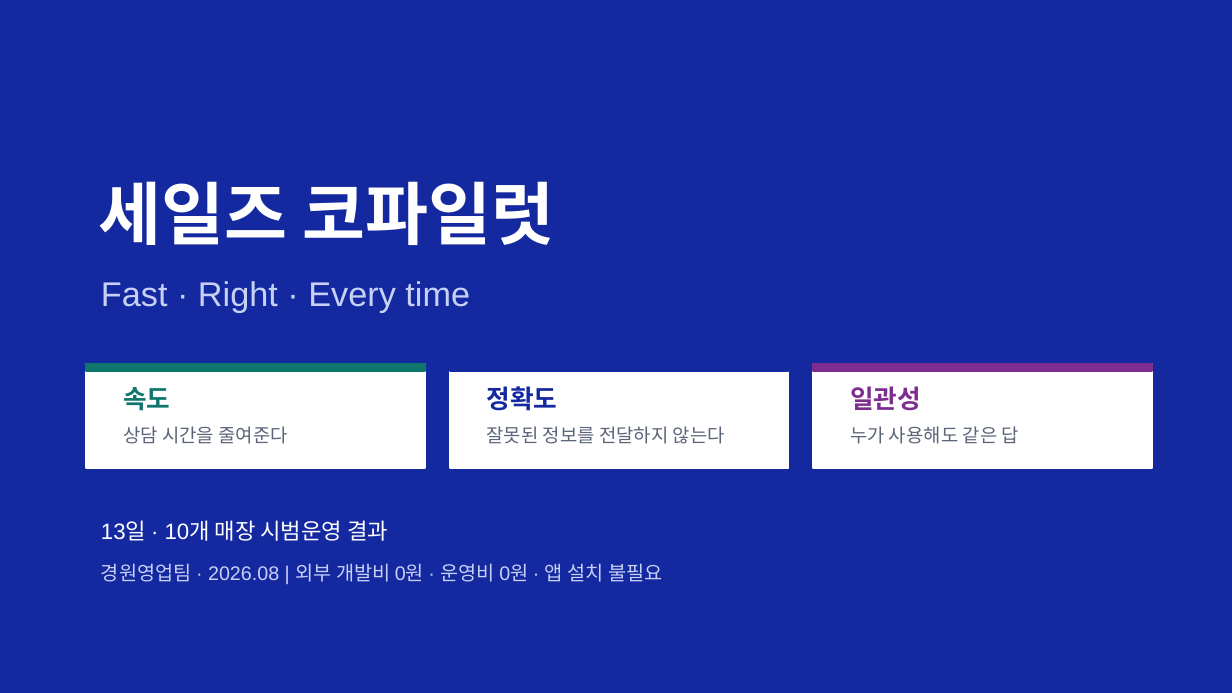
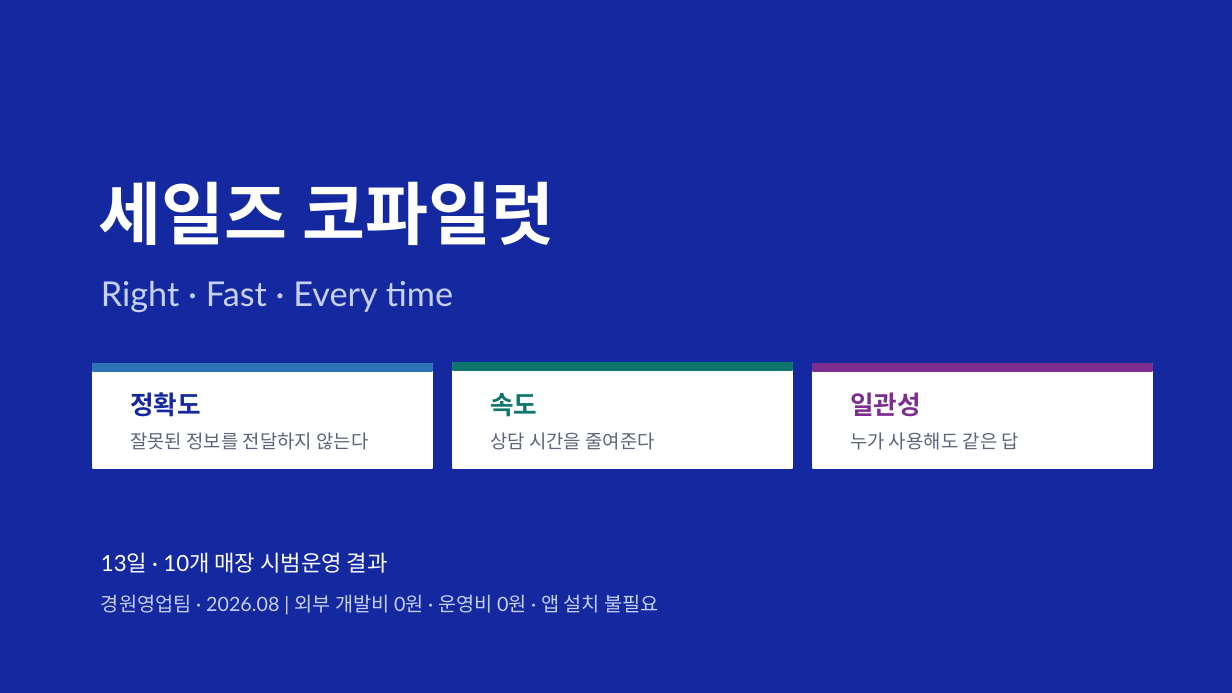
Before and after one commit to rhrjsgks-jarvis/gyeongwon-ax-hub, a slide deck: slide 1 of 발표자료/세일즈코파일럿_5분발표_웹툰없음(삼성폰트적용).pptx. Drawn at 1232x693 pixels with LibreOffice and Linux fonts; fonts in the diff are those of the drawing. Boxes give left, top, right and bottom in pixels: in the first picture for what was removed or moved away, otherwise in the second. Text is boxed around its words. In the diff, an @@ line names an element or a change of style, - is before the commit and + after.

```diff
--- a/발표자료/세일즈코파일럿_5분발표_웹툰없음(삼성폰트적용).pptx
+++ b/발표자료/세일즈코파일럿_5분발표_웹툰없음(삼성폰트적용).pptx
@@ text at [101, 281, 453, 312]: text changed; font Arial to Lato @@
-Fast · Right · Every time
+Right · Fast · Every time
@@ rectangle: place and size @@
-rectangle at [450, 363, 788, 468]
+rectangle at [94, 363, 432, 468]
@@ rectangle: place and size @@
-rectangle at [450, 363, 788, 371]
+rectangle at [94, 363, 432, 371]
@@ rectangle at [94, 363, 432, 371]: fill #1428A0 to #2E75B6; outline #1428A0 1 pt to #2E75B6 1 pt @@
@@ text "정확도": place and size @@
-text "정확도" at [487, 386, 558, 411]
+text "정확도" at [130, 392, 201, 417]
@@ rectangle: place and size @@
-rectangle at [86, 363, 425, 468]
+rectangle at [453, 363, 792, 468]
@@ rectangle: place and size @@
-rectangle at [86, 363, 425, 371]
+rectangle at [453, 363, 792, 371]
@@ text "속도": place and size @@
-text "속도" at [123, 387, 170, 411]
+text "속도" at [490, 393, 537, 417]
@@ font Arial to Lato in 8 elements at [850, 392, 921, 417], [850, 432, 1019, 450], [101, 594, 658, 613], [101, 552, 388, 573], [490, 393, 537, 417], [490, 432, 654, 450], [130, 392, 201, 417], [130, 432, 368, 450] @@
@@ text "잘못된 정보를 전달하지 않는다": place and size @@
-text "잘못된 정보를 전달하지 않는다" at [487, 426, 725, 444]
+text "잘못된 정보를 전달하지 않는다" at [130, 432, 368, 450]
@@ text "상담 시간을 줄여준다": place and size @@
-text "상담 시간을 줄여준다" at [123, 426, 287, 444]
+text "상담 시간을 줄여준다" at [490, 432, 654, 450]
@@ text "13일 · 10개 매장 시범운영 ...": place and size @@
-text "13일 · 10개 매장 시범운영 ..." at [101, 520, 388, 541]
+text "13일 · 10개 매장 시범운영 ..." at [101, 552, 388, 573]
@@ text "경원영업팀 · 2026.08 | 외부 ...": place and size @@
-text "경원영업팀 · 2026.08 | 외부 ..." at [101, 563, 662, 582]
+text "경원영업팀 · 2026.08 | 외부 ..." at [101, 594, 658, 613]
```
Also in this commit, not shown: 9 other slides changed, 5 other files.
